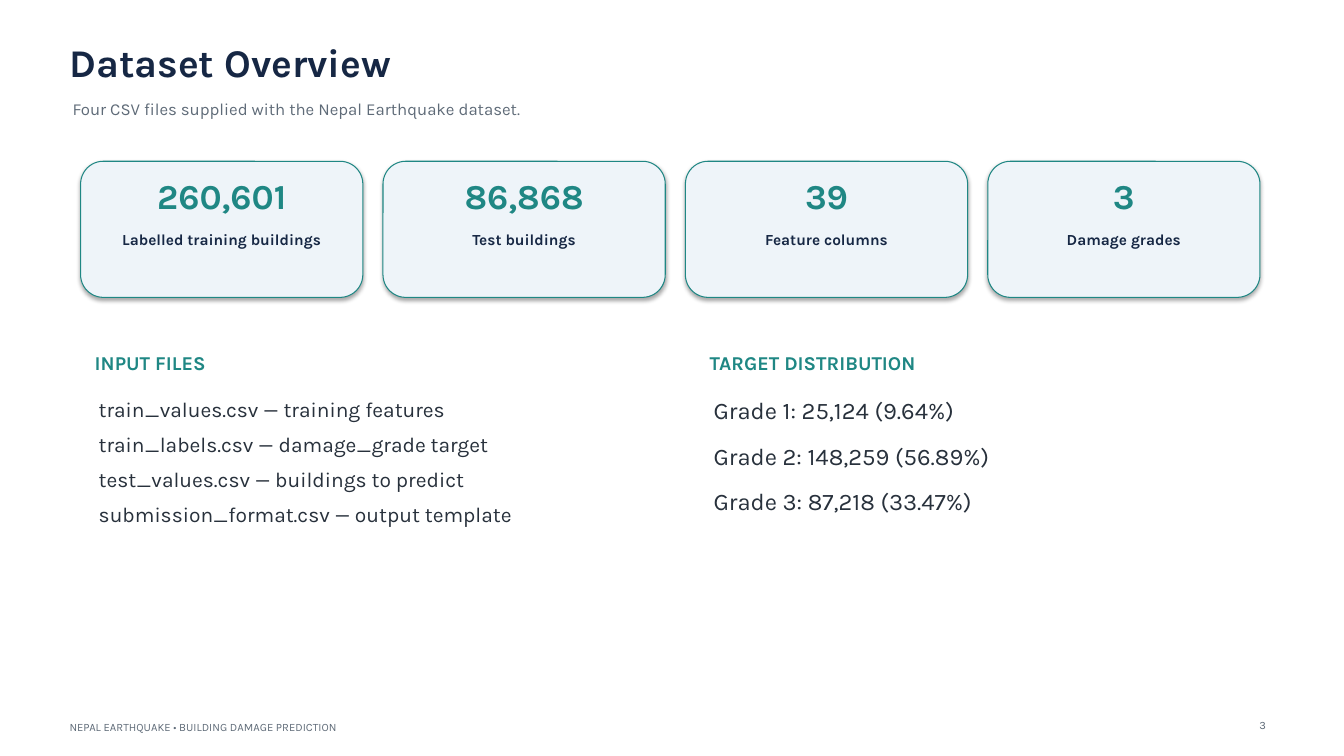
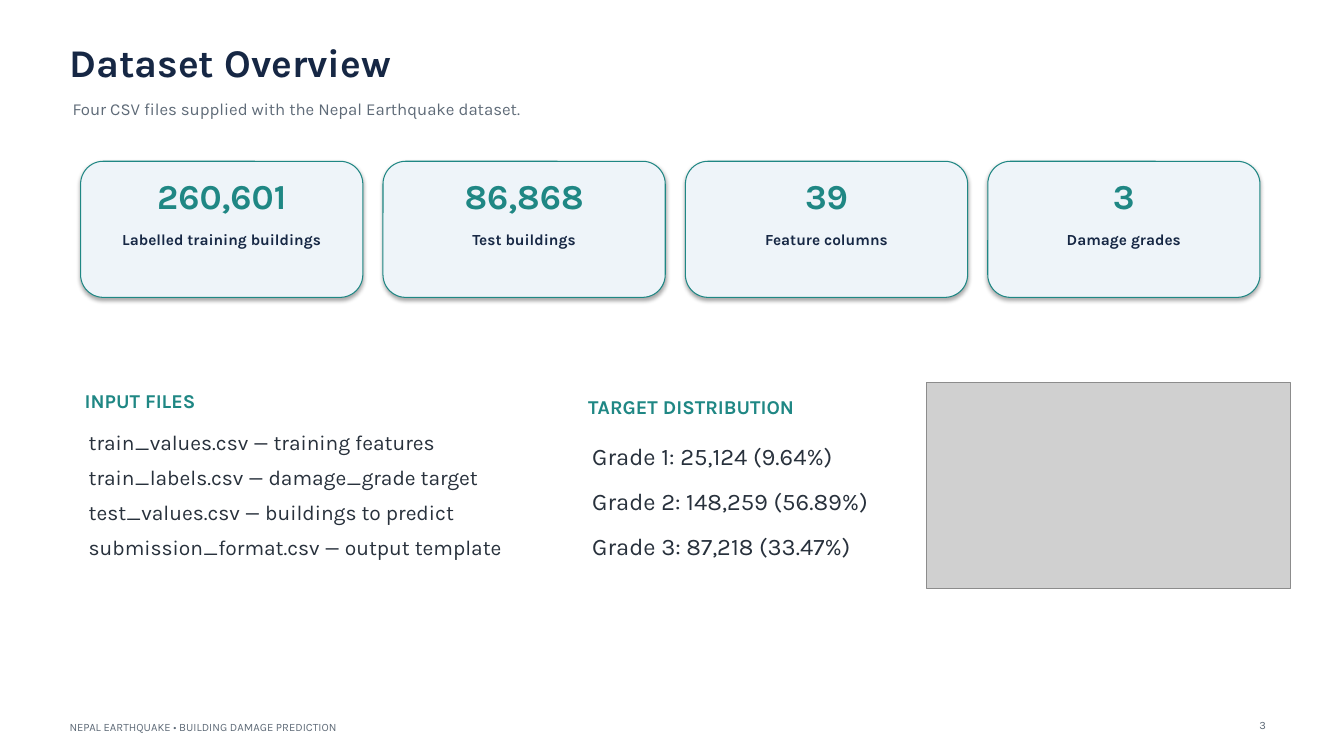
Before and after one commit to GGO4411/ML_Miniproject, a slide deck: slide 3 of Presentation.pptx. Drawn at 1344x756 pixels with LibreOffice and Linux fonts; fonts in the diff are those of the drawing; grey boxes stand for pictures. Boxes give left, top, right and bottom in pixels: in the first picture for what was removed or moved away, otherwise in the second. Text is boxed around its words. In the diff, an @@ line names an element or a change of style, - is before the commit and + after.

```diff
--- a/Presentation.pptx
+++ b/Presentation.pptx
@@ text "INPUT FILES" moved from (x1=95, y1=357, x2=205, y2=371) to (x1=85, y1=395, x2=195, y2=409) @@
@@ picture added at (x1=927, y1=382, x2=1291, y2=589) @@
@@ text "TARGET DISTRIBUTION" moved from (x1=710, y1=357, x2=915, y2=371) to (x1=588, y1=401, x2=794, y2=415) @@
@@ text "train_values.csv — training features" moved from (x1=99, y1=402, x2=512, y2=527) to (x1=89, y1=435, x2=502, y2=560) @@
@@ text "Grade 1: 25,124 (9.64%)" moved from (x1=714, y1=402, x2=989, y2=513) to (x1=592, y1=448, x2=868, y2=558) @@
```
Also in this commit, not shown: 3 other slides changed, 2 slides added.
